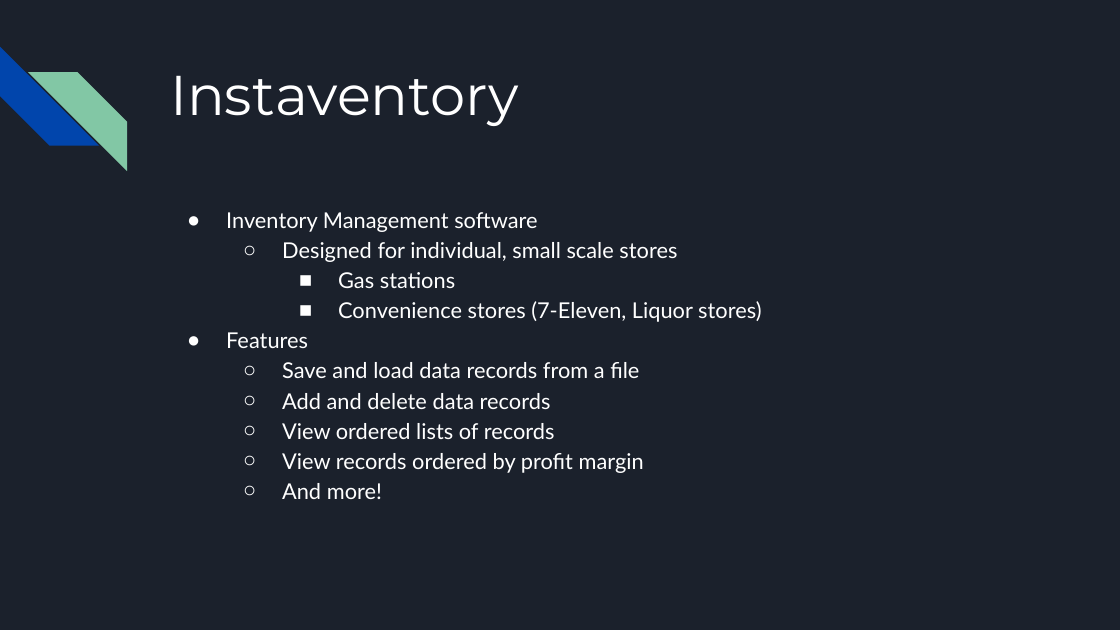
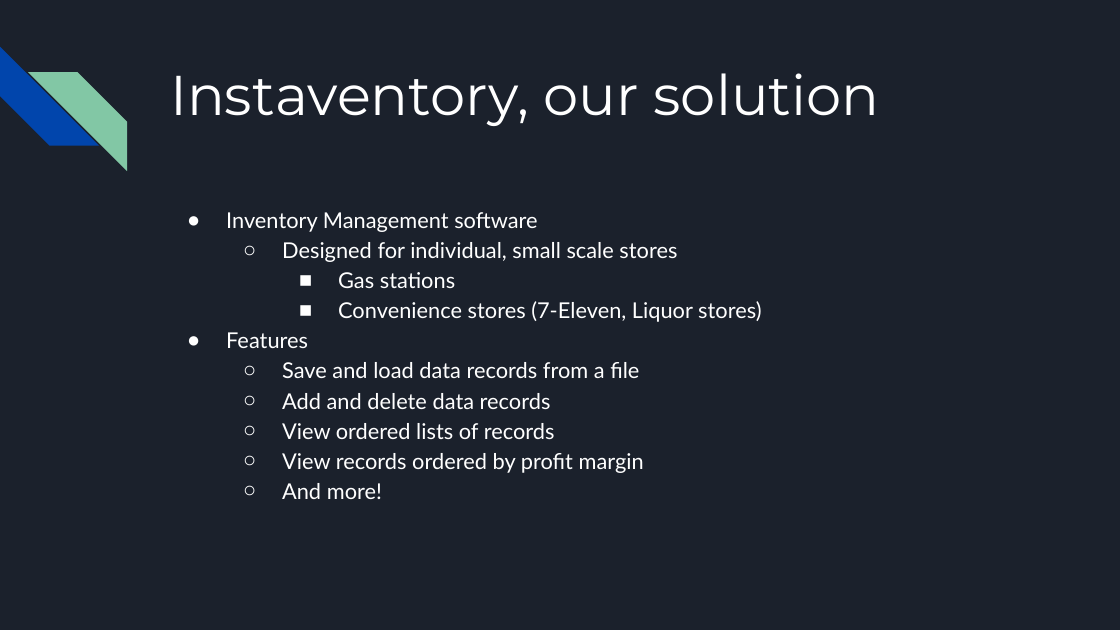
Before and after one commit to oliviercm/Convenience-Store-Inventory-Management-System, a slide deck: slide 3 of Documentation/Design Documents/Presentation Powerpoint.pptx. Drawn at 1120x630 pixels with LibreOffice and Linux fonts; fonts in the diff are those of the drawing. Boxes give left, top, right and bottom in pixels: in the first picture for what was removed or moved away, otherwise in the second. Text is boxed around its words. In the diff, an @@ line names an element or a change of style, - is before the commit and + after.

```diff
--- a/Documentation/Design Documents/Presentation Powerpoint.pptx
+++ b/Documentation/Design Documents/Presentation Powerpoint.pptx
@@ title at <box>170,73,880,126</box>: text changed @@
-Instaventory
+Instaventory, our solution
```
Also in this commit, not shown: 2 other slides changed, 4 other files.
